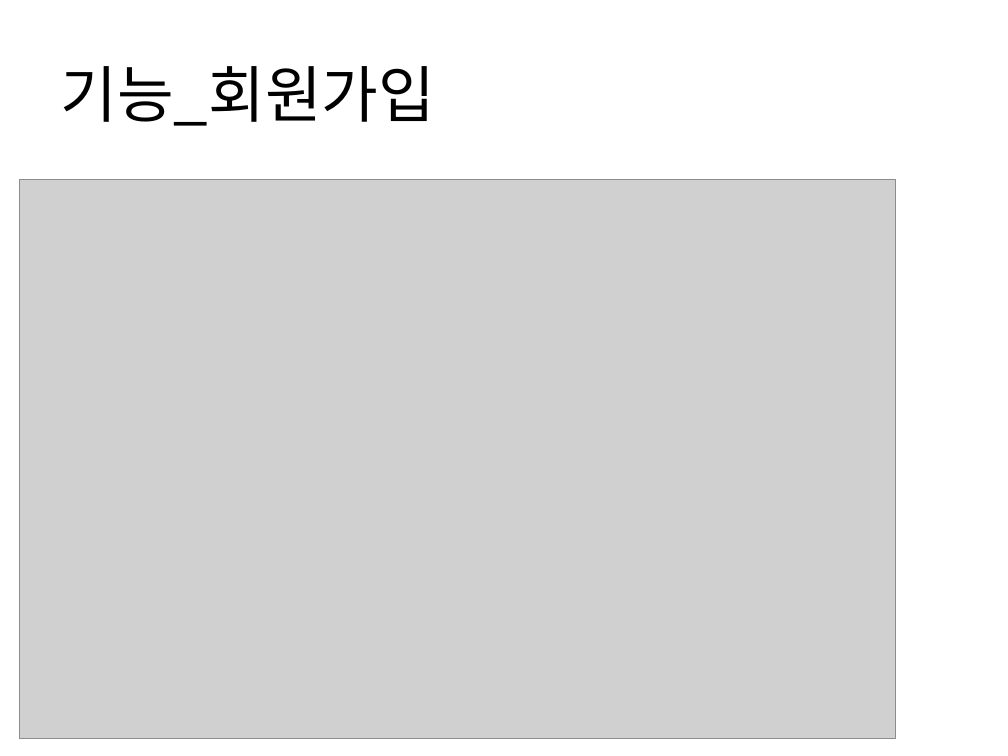
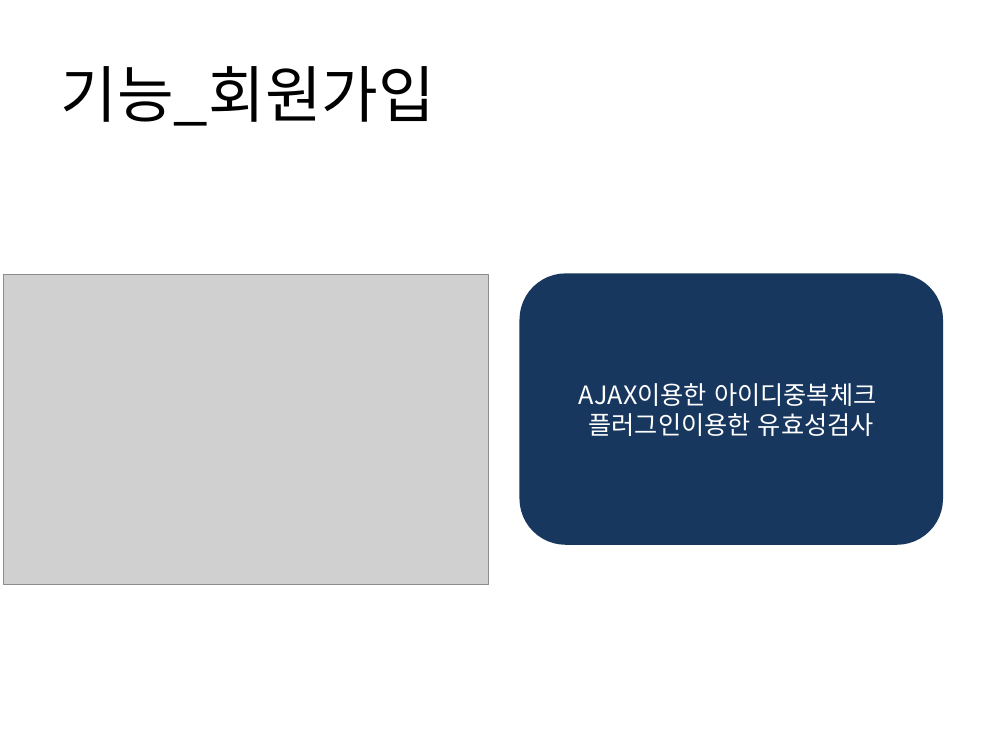
Before and after one commit to yeonjihyo/Leather, a slide deck: slide 15 of leather_last/JH Leather PPT.pptx. Drawn at 1008x756 pixels with LibreOffice and Linux fonts; fonts in the diff are those of the drawing; grey boxes stand for pictures. Boxes give left, top, right and bottom in pixels: in the first picture for what was removed or moved away, otherwise in the second. Text is boxed around its words. In the diff, an @@ line names an element or a change of style, - is before the commit and + after.

```diff
--- a/leather_last/JH Leather PPT.pptx
+++ b/leather_last/JH Leather PPT.pptx
@@ picture resized from (x1=20, y1=179, x2=896, y2=739) to (x1=4, y1=275, x2=489, y2=585) @@
@@ rounded rectangle added at (x1=521, y1=275, x2=941, y2=543), fill #17375E, outline #17375E 2 pt, 18 pt, text #FFFFFF @@
+AJAX이용한 아이디중복체크
+플러그인이용한 유효성검사
```
Also in this commit, not shown: 7 other slides changed, 1 slide removed.
